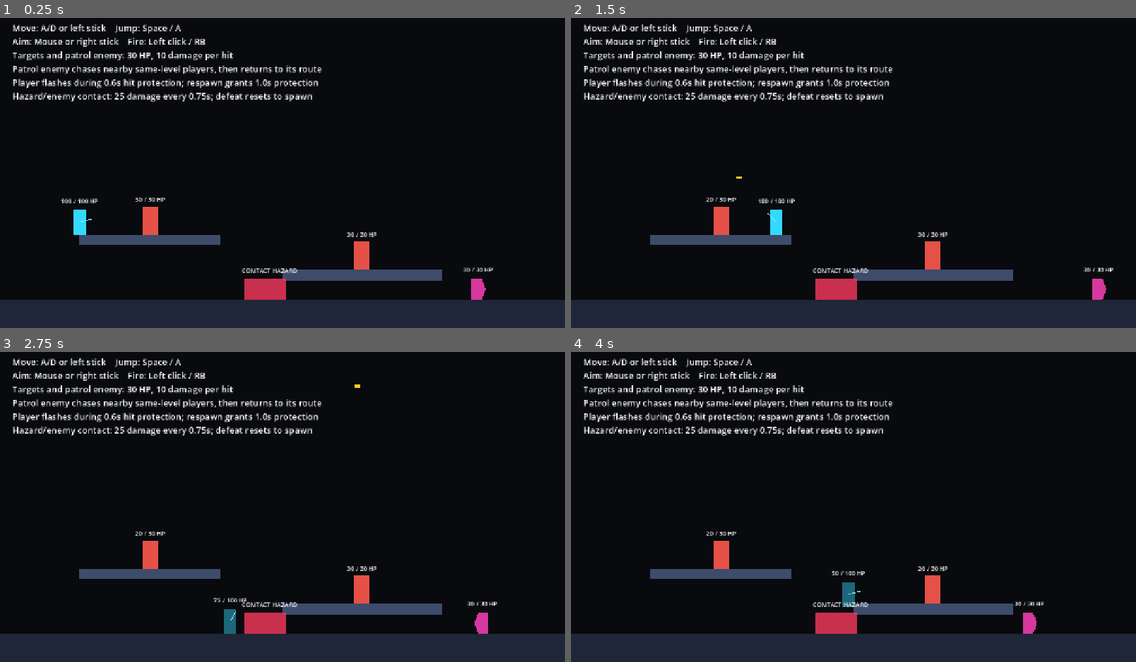
Above: before the commit, frames 1-4 (two rows, left to right).
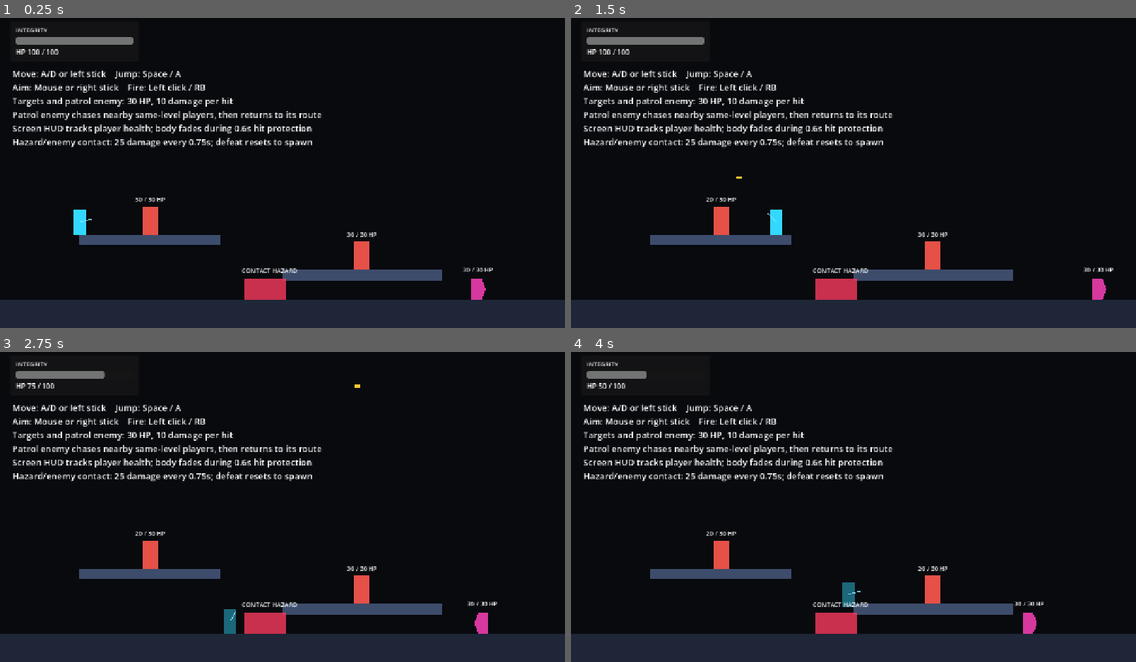
Above: after the commit, the same moments.

Repository: YangYuS8/riftwire
Game: Godot game, scene res://game/actors/player/movement_lab.tscn
Two runs of this game, one before a commit and one after it. Both use one fixed random seed, a clock stepped at 60 frames per second and the inputs below.
Inputs (mouse positions are in pixels of both pictures, inside the frame that each line leads up to):
- Up to frame 1 (0.25 s): no input
- Up to frame 2 (1.5 s): tap Enter at 0.5 s; move the mouse to (977, 154) at 0.52 s; hold D (move_right) from 0.53 s (still down); click (977, 154) at 0.6 s; tap Space (jump) at 0.77 s; move the mouse to (740, 185) at 1.27 s; click (740, 185) at 1.35 s
- Up to frame 3 (2.75 s): tap Space (jump) at 1.52 s; move the mouse to (339, 432) at 2.02 s; release D (move_right) at 2.03 s; hold A (move_left) from 2.03 s (still down); click (339, 432) at 2.1 s
- Up to frame 4 (4 s): move the mouse to (825, 565) at 2.77 s; release A (move_left) at 2.78 s; hold D (move_right) from 2.78 s (still down); click (825, 565) at 2.85 s; tap Space (jump) at 3.02, 3.77 s; move the mouse to (1023, 550) at 3.52 s; click (1023, 550) at 3.6 s

The runs differ from the first frame. In frame 1, 6.6% of the frame differs, in the area x 2-57%, y 2-60%; in frame 2, 6.6%; in frame 3, 6.5%; in frame 4, 6.4%.

Commit message:
feat: add fixed player health HUD (#22)
Closes #21.

Adds a presentation-only viewport HUD for player health, removes the redundant world-space label, and covers damage, depletion, respawn, binding, and anchoring behavior.

Diff:
--- a/game/actors/player/movement_lab.tscn
+++ b/game/actors/player/movement_lab.tscn
@@ -1,9 +1,10 @@
-[gd_scene load_steps=8 format=3]
+[gd_scene load_steps=9 format=3]
 
 [ext_resource type="PackedScene" path="res://game/actors/player/player.tscn" id="1_player"]
 [ext_resource type="PackedScene" path="res://game/actors/enemies/target_dummy/target_dummy.tscn" id="2_dummy"]
 [ext_resource type="PackedScene" path="res://game/combat/damage/contact_damage_area.tscn" id="3_hazard"]
 [ext_resource type="PackedScene" path="res://game/actors/enemies/patrol_enemy/patrol_enemy.tscn" id="4_patrol_enemy"]
+[ext_resource type="PackedScene" path="res://game/ui/player_health_hud.tscn" id="5_health_hud"]
 
 [sub_resource type="RectangleShape2D" id="RectangleShape2D_floor"]
 size = Vector2(1280, 64)
@@ -22,6 +23,9 @@
 
 [node name="Player" parent="." instance=ExtResource("1_player")]
 position = Vector2(180, 430)
+
+[node name="PlayerHealthHud" parent="." instance=ExtResource("5_health_hud")]
+player_path = NodePath("../Player")
 
 [node name="Floor" type="StaticBody2D" parent="."]
 position = Vector2(640, 688)
@@ -68,8 +72,8 @@
 
 [node name="Instructions" type="Label" parent="."]
 offset_left = 28.0
-offset_top = 24.0
+offset_top = 128.0
 offset_right = 1240.0
-offset_bottom = 196.0
+offset_bottom = 292.0
 theme_override_font_sizes/font_size = 20
-text = "Move: A/D or left stick    Jump: Space / A\nAim: Mou …(130 unchanged characters)… vel players, then returns to its route\nPlayer flashes during 0.6s hit protection; respawn grants 1.0s protection\nHazard/enemy contact: 25 damage every 0.75s; defeat resets to spawn"
+text = "Move: A/D or left stick    Jump: Space / A\nAim: Mou …(130 unchanged characters)… vel players, then returns to its route\nScreen HUD tracks player health; body fades during 0.6s hit protection\nHazard/enemy contact: 25 damage every 0.75s; defeat resets to spawn"
--- a/game/actors/player/player.gd
+++ b/game/actors/player/player.gd
@@ -21,7 +21,6 @@
 var _weapon: PlayerWeapon
 var _health_component: HealthComponent
 var _hurtbox: Hurtbox
-var _health_label: Label
 var _body_visual: CanvasItem
 var _spawn_global_position: Vector2
 var _respawn_remaining_seconds: float = 0.0
@@ -137,8 +136,6 @@
 		_health_component = get_node_or_null("HealthComponent") as HealthComponent
 	if _hurtbox == null:
 		_hurtbox = get_node_or_null("Hurtbox") as Hurtbox
-	if _health_label == null:
-		_health_label = get_node_or_null("HealthLabel") as Label
 	if _body_visual == null:
 		_body_visual = get_node_or_null("PlaceholderBody") as CanvasItem
 
@@ -147,8 +144,6 @@
 	assert(_health_component != null, "Player requires a HealthComponent child.")
 	assert(_hurtbox != null, "Player requires a Hurtbox child.")
 	_hurtbox.set_health_component(_health_component)
-	if not _health_component.health_changed.is_connected(_on_health_changed):
-		_health_component.health_changed.connect(_on_health_changed)
 	if not _health_component.depleted.is_connected(_on_health_depleted):
 		_health_component.depleted.connect(_on_health_depleted)
 	if not _hurtbox.damage_received.is_connected(_on_damage_received):
@@ -158,7 +153,6 @@
 	if not _hurtbox.invulnerability_ended.is_connected(_on_invulnerability_ended):
 		_hurtbox.invulnerability_ended.connect(_on_invulnerability_ended)
 	_health_component.configure(maximum_health)
-	_update_health_label()
 	_update_hit_recovery_presentation()
 
 
@@ -180,14 +174,6 @@
 func _on_invulnerability_ended() -> void:
 	_update_hit_recovery_presentation()
 	hit_recovery_ended.emit()
-
-
-func _on_health_changed(
-	_previous_health: float,
-	_current_health: float,
-	_maximum_health: float
-) -> void:
-	_update_health_label()
 
 
 func _on_health_depleted() -> void:
@@ -219,15 +205,6 @@
 	respawned.emit(_spawn_global_position)
 
 
-func _update_health_label() -> void:
-	if _health_label == null or _health_component == null:
-		return
-	_health_label.text = "%d / %d HP" % [
-		int(round(_health_component.current_health)),
-		int(round(_health_component.maximum_health)),
-	]
-
-
 func _update_hit_recovery_presentation() -> void:
 	if _body_visual == null:
 		return
--- a/game/actors/player/player.tscn
+++ b/game/actors/player/player.tscn
@@ -46,12 +46,3 @@
 
 [node name="CollisionShape2D" type="CollisionShape2D" parent="Hurtbox"]
 shape = SubResource("CapsuleShape2D_hurtbox")
-
-[node name="HealthLabel" type="Label" parent="."]
-offset_left = -55.0
-offset_top = -58.0
-offset_right = 55.0
-offset_bottom = -34.0
-theme_override_font_sizes/font_size = 14
-text = "100 / 100 HP"
-horizontal_alignment = 1
--- /dev/null
+++ b/game/ui/player_health_hud.gd
@@ -0,0 +1,95 @@
+extends CanvasLayer
+class_name PlayerHealthHud
+
+@export var player_path: NodePath
+
+var _bound_player: RiftwirePlayer
+var _health_component: HealthComponent
+
+@onready var _health_bar: ProgressBar = %HealthBar
+@onready var _health_value: Label = %HealthValue
+
+
+func _ready() -> void:
+	if not player_path.is_empty():
+		var player := get_node_or_null(player_path) as RiftwirePlayer
+		assert(player != null, "PlayerHealthHud player_path must resolve to RiftwirePlayer.")
+		bind_player(player)
+	elif _health_component != null:
+		_refresh_from_health()
+
+
+func _exit_tree() -> void:
+	_disconnect_health_component()
+
+
+func bind_player(player: RiftwirePlayer) -> void:
+	assert(player != null, "PlayerHealthHud cannot bind a null player.")
+	_bound_player = player
+	bind_health_component(player.get_health_component())
+
+
+func bind_health_component(health_component: HealthComponent) -> void:
+	assert(health_component != null, "PlayerHealthHud cannot bind a null HealthComponent.")
+	if _health_component == health_component:
+		_refresh_from_health()
+		return
+	_disconnect_health_component()
+	_health_component = health_component
+	if not _health_component.health_changed.is_connected(_on_health_changed):
+		_health_component.health_changed.connect(_on_health_changed)
+	_refresh_from_health()
+
+
+func get_bound_player() -> RiftwirePlayer:
+	return _bound_player
+
+
+func get_bound_health_component() -> HealthComponent:
+	return _health_component
+
+
+func get_displayed_current_health() -> float:
+	return _health_bar.value
+
+
+func get_displayed_maximum_health() -> float:
+	return _health_bar.max_value
+
+
+func get_health_text() -> String:
+	return _health_value.text
+
+
+func _disconnect_health_component() -> void:
+	if _health_component == null:
+		return
+	if _health_component.health_changed.is_connected(_on_health_changed):
+		_health_component.health_changed.disconnect(_on_health_changed)
+	_health_component = null
+
+
+func _on_health_changed(
+	_previous_health: float,
+	current_health: float,
+	maximum_health: float
+) -> void:
+	_refresh_values(current_health, maximum_health)
+
+
+func _refresh_from_health() -> void:
+	if _health_component == null:
+		return
+	_refresh_values(_health_component.current_health, _health_component.maximum_health)
+
+
+func _refresh_values(current_health: float, maximum_health: float) -> void:
+	var safe_maximum := maxf(0.001, maximum_health)
+	var safe_current := clampf(current_health, 0.0, safe_maximum)
+	_health_bar.min_value = 0.0
+	_health_bar.max_value = safe_maximum
+	_health_bar.value = safe_current
+	_health_value.text = "HP %d / %d" % [
+		int(round(safe_current)),
+		int(round(safe_maximum)),
+	]
--- /dev/null
+++ b/game/ui/player_health_hud.tscn
@@ -0,0 +1,53 @@
+[gd_scene load_steps=2 format=3]
+
+[ext_resource type="Script" path="res://game/ui/player_health_hud.gd" id="1_hud"]
+
+[node name="PlayerHealthHud" type="CanvasLayer"]
+layer = 10
+script = ExtResource("1_hud")
+
+[node name="Root" type="Control" parent="."]
+layout_mode = 3
+anchors_preset = 15
+anchor_right = 1.0
+anchor_bottom = 1.0
+grow_horizontal = 2
+grow_vertical = 2
+mouse_filter = 2
+
+[node name="Panel" type="PanelContainer" parent="Root"]
+layout_mode = 0
+offset_left = 24.0
+offset_top = 24.0
+offset_right = 314.0
+offset_bottom = 112.0
+
+[node name="Margin" type="MarginContainer" parent="Root/Panel"]
+layout_mode = 2
+theme_override_constants/margin_left = 12
+theme_override_constants/margin_top = 10
+theme_override_constants/margin_right = 12
+theme_override_constants/margin_bottom = 10
+
+[node name="VBox" type="VBoxContainer" parent="Root/Panel/Margin"]
+layout_mode = 2
+theme_override_constants/separation = 5
+
+[node name="Title" type="Label" parent="Root/Panel/Margin/VBox"]
+layout_mode = 2
+theme_override_font_sizes/font_size = 14
+text = "INTEGRITY"
+
+[node name="HealthBar" type="ProgressBar" parent="Root/Panel/Margin/VBox"]
+unique_name_in_owner = true
+custom_minimum_size = Vector2(250, 18)
+layout_mode = 2
+max_value = 100.0
+value = 100.0
+show_percentage = false
+
+[node name="HealthValue" type="Label" parent="Root/Panel/Margin/VBox"]
+unique_name_in_owner = true
+layout_mode = 2
+theme_override_font_sizes/font_size = 16
+text = "HP 100 / 100"
--- /dev/null
+++ b/tests/integration/ui/test_player_health_hud_scene.gd
@@ -0,0 +1,65 @@
+extends GutTest
+
+const PLAYER_SCENE: PackedScene = preload("res://game/actors/player/player.tscn")
+const HUD_SCENE: PackedScene = preload("res://game/ui/player_health_hud.tscn")
+const MOVEMENT_LAB_SCENE: PackedScene = preload(
+	"res://game/actors/player/movement_lab.tscn"
+)
+
+
+func test_hud_tracks_damage_depletion_and_respawn() -> void:
+	var fixture := Node2D.new()
+	add_child_autofree(fixture)
+	var player := PLAYER_SCENE.instantiate() as RiftwirePlayer
+	var hud := HUD_SCENE.instantiate() as PlayerHealthHud
+	var movement_config := PlayerMovementConfig.new()
+	movement_config.gravity = 1.0
+	player.movement_config = movement_config
+	player.maximum_health = 80.0
+	player.respawn_delay_seconds = 0.25
+	player.set_input_source(ScriptedPlayerInputSource.new())
+	fixture.add_child(player)
+	fixture.add_child(hud)
+	await get_tree().process_frame
+	hud.bind_player(player)
+
+	assert_eq(hud.get_bound_player(), player)
+	assert_eq(hud.get_bound_health_component(), player.get_health_component())
+	assert_almost_eq(hud.get_displayed_current_health(), 80.0, 0.001)
+	assert_almost_eq(hud.get_displayed_maximum_health(), 80.0, 0.001)
+	assert_eq(hud.get_health_text(), "HP 80 / 80")
+
+	player.get_hurtbox().receive_damage(25.0)
+
+	assert_almost_eq(player.get_health_component().current_health, 55.0, 0.001)
+	assert_almost_eq(hud.get_displayed_current_health(), 55.0, 0.001)
+	assert_eq(hud.get_health_text(), "HP 55 / 80")
+
+	player.get_hurtbox().clear_invulnerability()
+	player.get_hurtbox().receive_damage(55.0)
+
+	assert_true(player.is_defeated())
+	assert_almost_eq(hud.get_displayed_current_health(), 0.0, 0.001)
+	assert_eq(hud.get_health_text(), "HP 0 / 80")
+
+	player.simulate_respawn(0.25)
+
+	assert_false(player.is_defeated())
+	assert_almost_eq(player.get_health_component().current_health, 80.0, 0.001)
+	assert_almost_eq(hud.get_displayed_current_health(), 80.0, 0.001)
+	assert_eq(hud.get_health_text(), "HP 80 / 80")
+
+
+func test_movement_lab_hud_auto_binds_and_fills_viewport_control() -> void:
+	var movement_lab := MOVEMENT_LAB_SCENE.instantiate()
+	add_child_autofree(movement_lab)
+	await get_tree().process_frame
+	var player := movement_lab.get_node("Player") as RiftwirePlayer
+	var hud := movement_lab.get_node("PlayerHealthHud") as PlayerHealthHud
+	var root_control := hud.get_node("Root") as Control
+
+	assert_eq(hud.get_bound_player(), player)
+	assert_eq(hud.get_bound_health_component(), player.get_health_component())
+	assert_eq(hud.get_health_text(), "HP 100 / 100")
+	assert_almost_eq(root_control.anchor_right, 1.0, 0.001)
+	assert_almost_eq(root_control.anchor_bottom, 1.0, 0.001)
